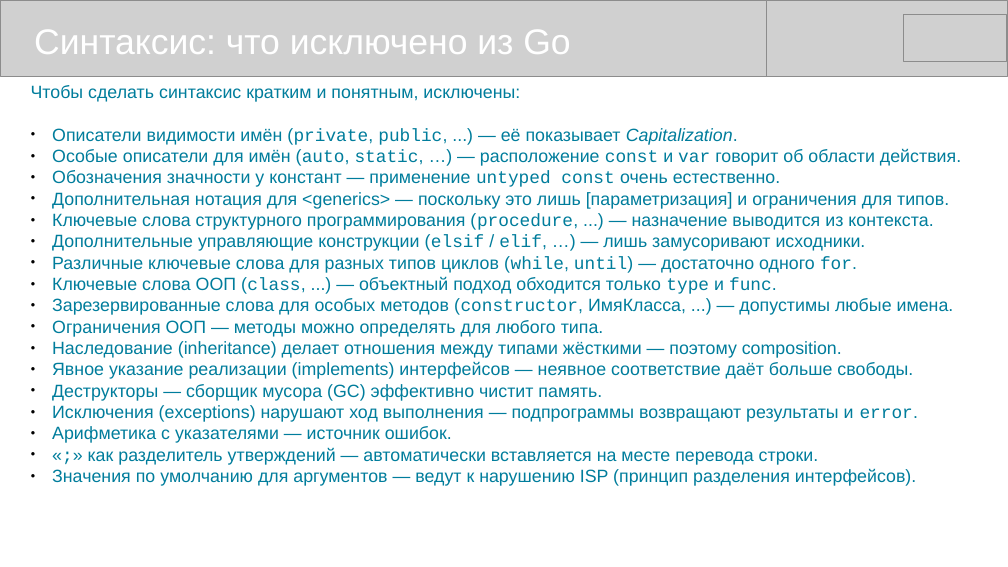
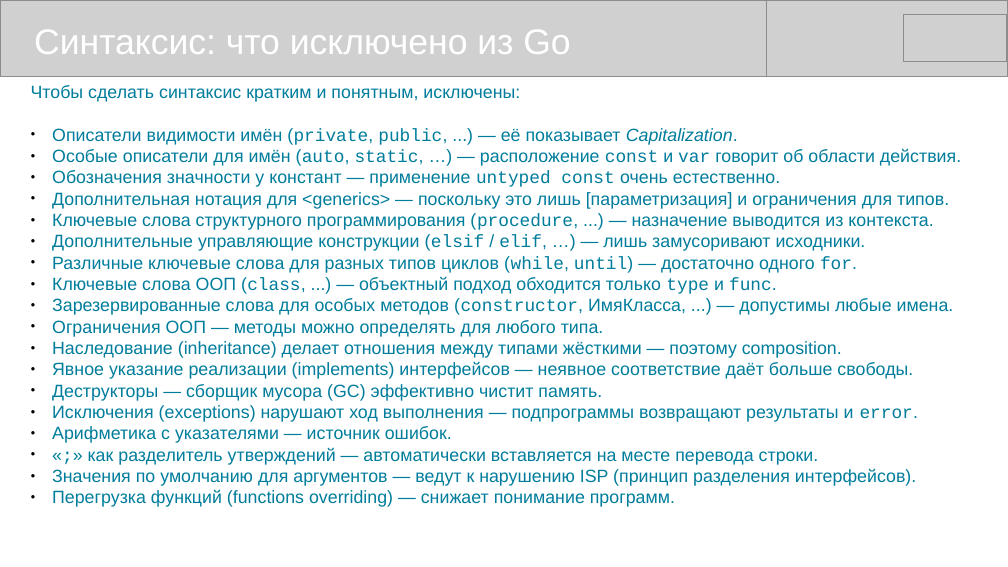
Before and after one commit to mike-shock/Go_language, a slide deck: slide 11 of Go_Preview.odp. Drawn at 1008x567 pixels with LibreOffice and Linux fonts; fonts in the diff are those of the drawing; grey boxes stand for pictures. Boxes give left, top, right and bottom in pixels: in the first picture for what was removed or moved away, otherwise in the second. Text is boxed around its words. In the diff, an @@ line names an element or a change of style, - is before the commit and + after.

```diff
--- a/Go_Preview.odp
+++ b/Go_Preview.odp
@@ text at <box>52,490,675,507</box>: paragraph added @@
+● Перегрузка функций (functions overriding) — снижает понимание программ.
```
Also in this commit, not shown: 2 other files.
